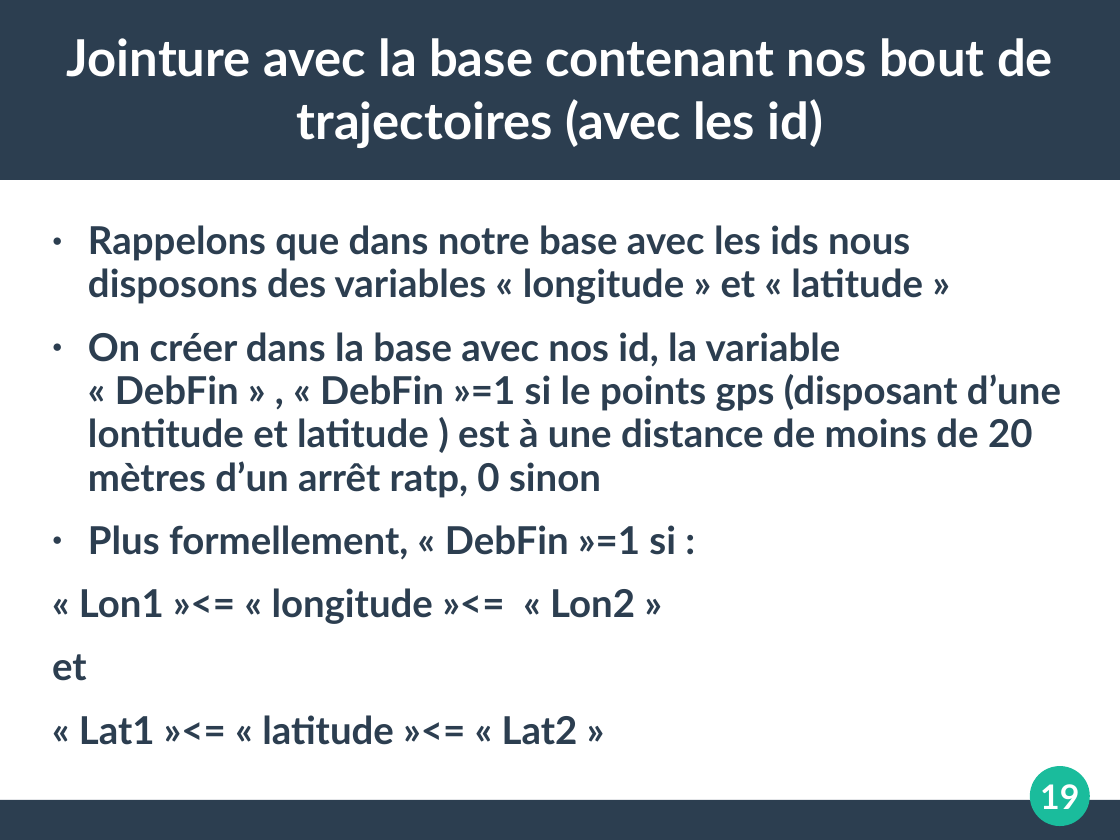
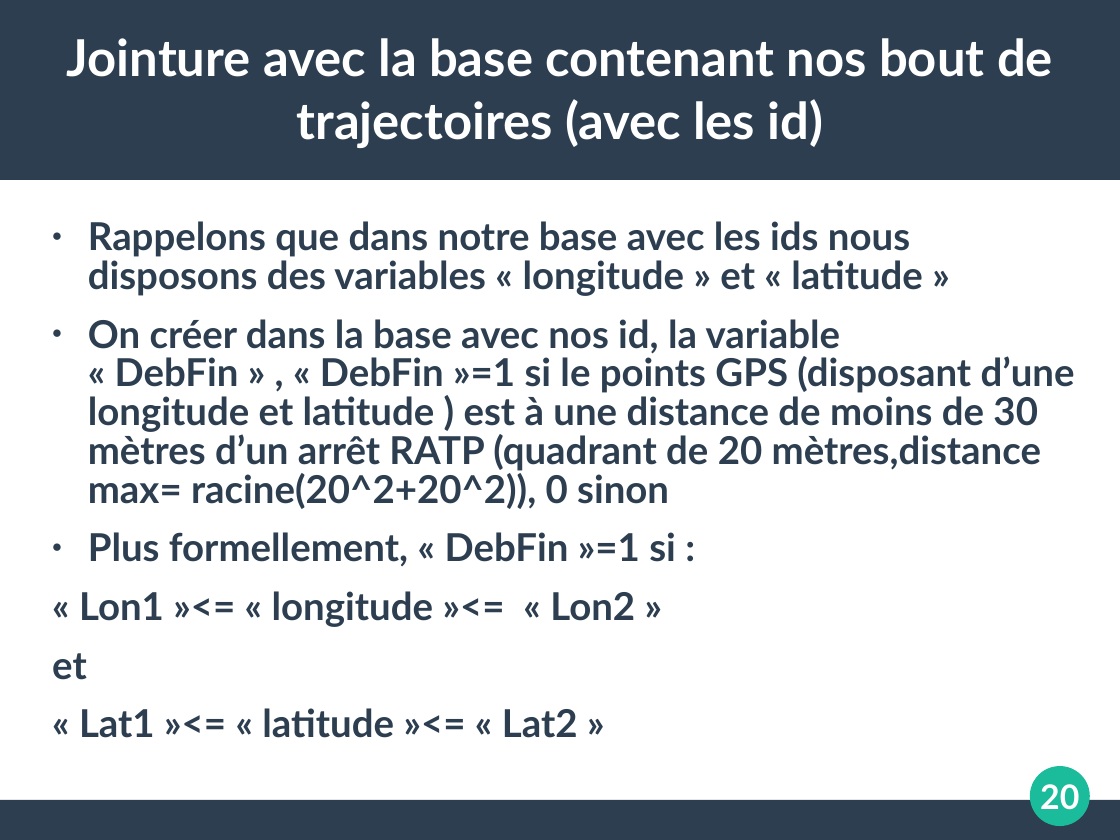
Before and after one commit to koper921/ProjetGps, a slide deck: slide 20 of Slide TER.ppt (slide 19 before the commit). Drawn at 1120x840 pixels with LibreOffice and Linux fonts; fonts in the diff are those of the drawing. Boxes give left, top, right and bottom in pixels: in the first picture for what was removed or moved away, otherwise in the second. Text is boxed around its words. In the diff, an @@ line names an element or a change of style, - is before the commit and + after.

Commit message:
ajout mapping dbscan + corrections dans le slide

```diff
--- a/Slide TER.ppt
+++ b/Slide TER.ppt
@@ text at box(52, 221, 923, 738): line spacing 0.94 to 0.84 @@
@@ text at box(88, 319, 1075, 509): text changed @@
-● On créer dans la base avec nos id, la variable « DebFin » , « DebFin »=1 si le points gps (disposant d’une lontitude et latitude ) est à une distance de moins de 20 mètres d’un arrêt ratp, 0 sinon
+● On créer dans la base avec nos id, la variable « DebFin » , « DebFin »=1 si le points GPS (disposant d’une longitude et latitude ) est à une distance de moins de 30 mètres d’un arrêt RATP (quadrant de 20 mètres,distance max= racine(20^2+20^2)), 0 sinon
@@ page number at box(1040, 784, 1079, 810): text changed @@
-19
+20
```
Also in this commit, not shown: 12 other slides changed, 1 slide added, 3 other files.
